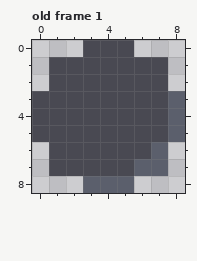
Pixel-art file, stored at art/9tile.aseprite. That is the earlier state.
9x9 pixels, 4 frames. Shown: old frame 1. The commit also changed other frames, which this record leaves out.
Now the later version:
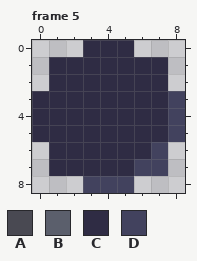
Palette (. is transparent): A #494952  B #5b5f6c  C #2f2c44  D #42425e
A new or re-ordered frame is compared with the old frame closest to it.
The exact change:
frames 4 -> 5
Changed rows in their new state; - is an unchanged pixel.
Frame 5 is new; against old frame 1:
first column x 0:
0 ---CCC---
1 -CCCCCCC-
2 -CCCCCCC-
3 CCCCCCCCD
4 CCCCCCCCD
5 CCCCCCCCD
6 -CCCCCCD-
7 -CCCCCDD-
8 ---DDD---
Boxes around the changes in both pictures, in picture pixels (x1, y1, x2, y2):
changed: (32, 40, 185, 193)
